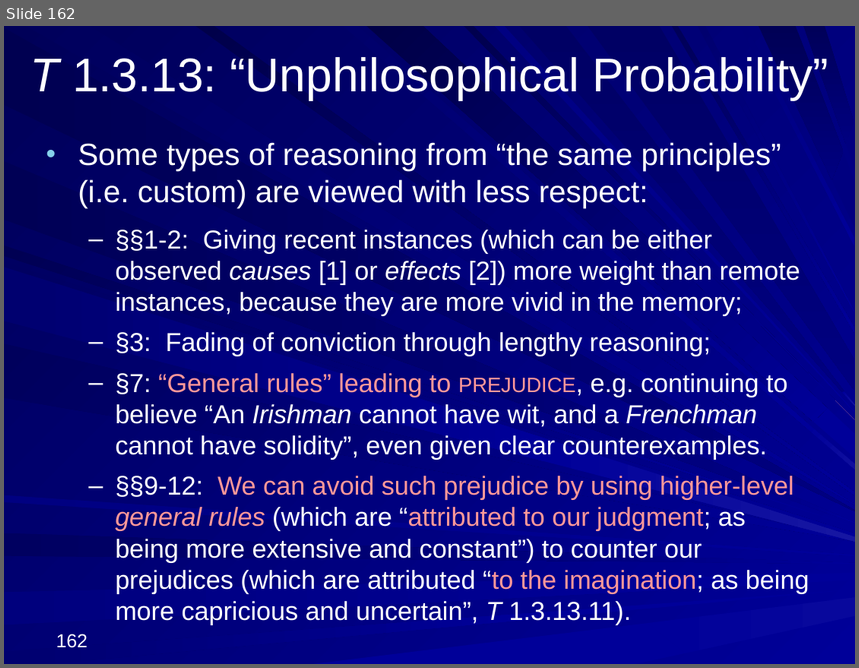
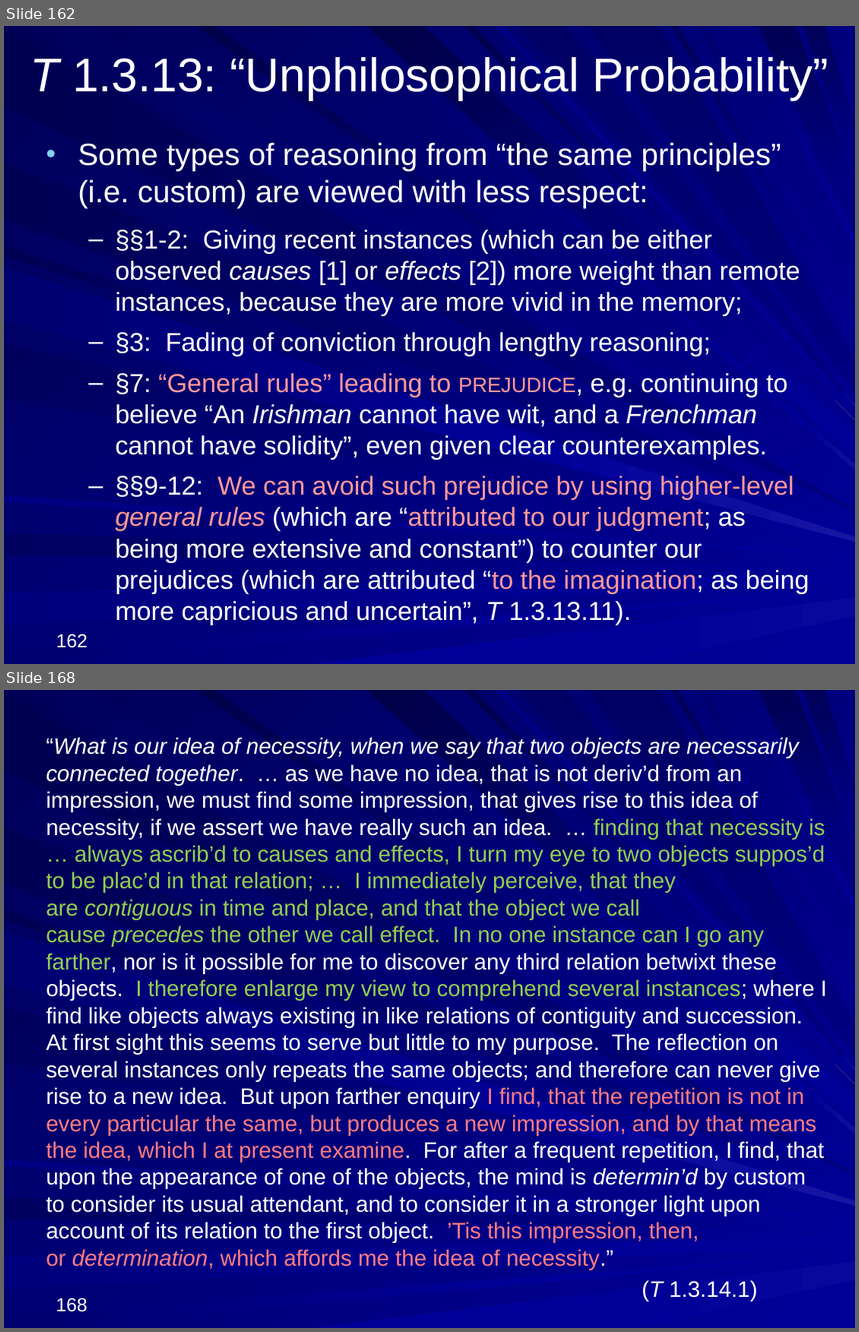
Before and after one commit to englishphilosophy/hume-texts-online, a slide deck: teaching/lectures/2024_Hume_MT_current.pptx. Shown one above the other, each under a label of ours: slide 162 before the commit, slides 162 and 168 after it; the slides between them are not shown. The pictures are 859x668 and 859x1332 pixels, drawn with LibreOffice and Linux fonts; fonts in the diff are those of the drawing. Boxes give left, top, right and bottom in pixels: in the first picture for what was removed or moved away, otherwise in the second. Text is boxed around its words. In the diff, an @@ line names an element or a change of style, - is before the commit and + after.

Commit message:
Lecture 5 added

```diff
--- a/teaching/lectures/2024_Hume_MT_current.pptx
+++ b/teaching/lectures/2024_Hume_MT_current.pptx
@@ slide 168 added at [4,690,855,1328], background gradient #000078 to #000099; not listed: 37 template elements that a slide beside it also shows @@
@@ text added at [46,737,827,1302], 19 pt, text #FFFFFF @@
+“What is our idea of necessity, when we say that two objects are necessarily connected together. … as we have no idea, that is not deriv’d from an impression, we must find some impression, that gives rise to this idea of necessity, if we assert we have really such an idea. … finding that necessity is … always ascrib’d to causes and effects, I turn my eye to two objects suppos’d to be plac’d in that relation; … I immediately perceive, that they are contiguous in time and place, and that the object we call cause precedes the other we call effect. In no one instance can I go any farther, nor is it possible for me to discover any third relation betwixt these objects. I therefore enlarge my view to comprehend several instances; where I find like objects always existing in like relations of contiguity and succession. At first sight this seems to serve but little to my purpose. The reflection on several instances only repeats the same objects; and therefore can never give rise to a new idea. But upon farther enquiry I find, that the repetition is not in every particular the same, but produces a new impression, and by that means the idea, which I at present examine. For after a frequent repetition, I find, that upon the appearance of one of the objects, the mind is determin’d by custom to consider its usual attendant, and to consider it in a stronger light upon account of its relation to the first object. ’Tis this impression, then, or determination, which affords me the idea of necessity.”
+(T 1.3.14.1)
@@ page number added at [56,1298,87,1312], 16 pt, text #FFFFFF @@
+168
```
Also in this commit, not shown: 47 other slides added, 2 other files.
